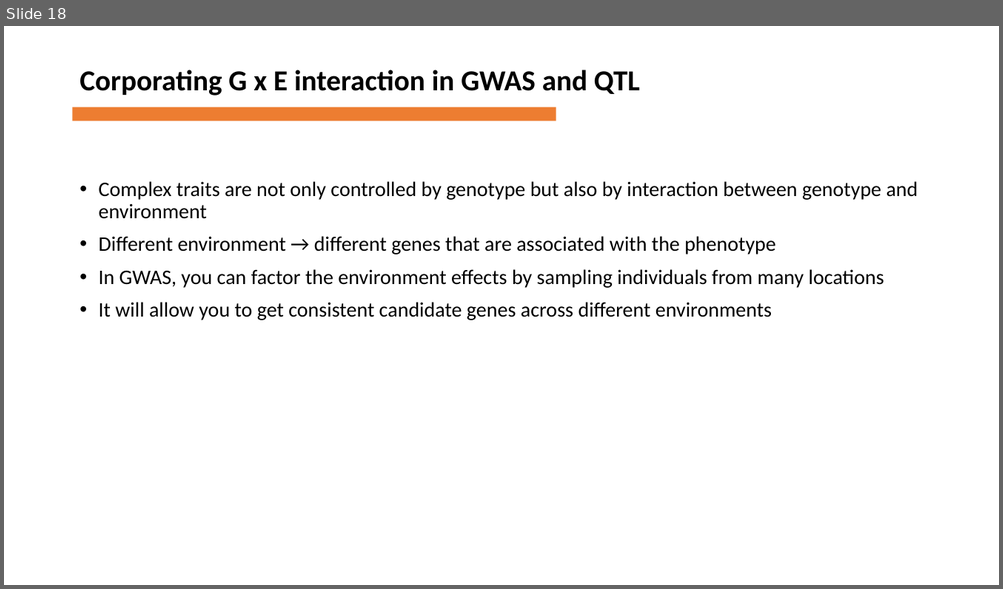
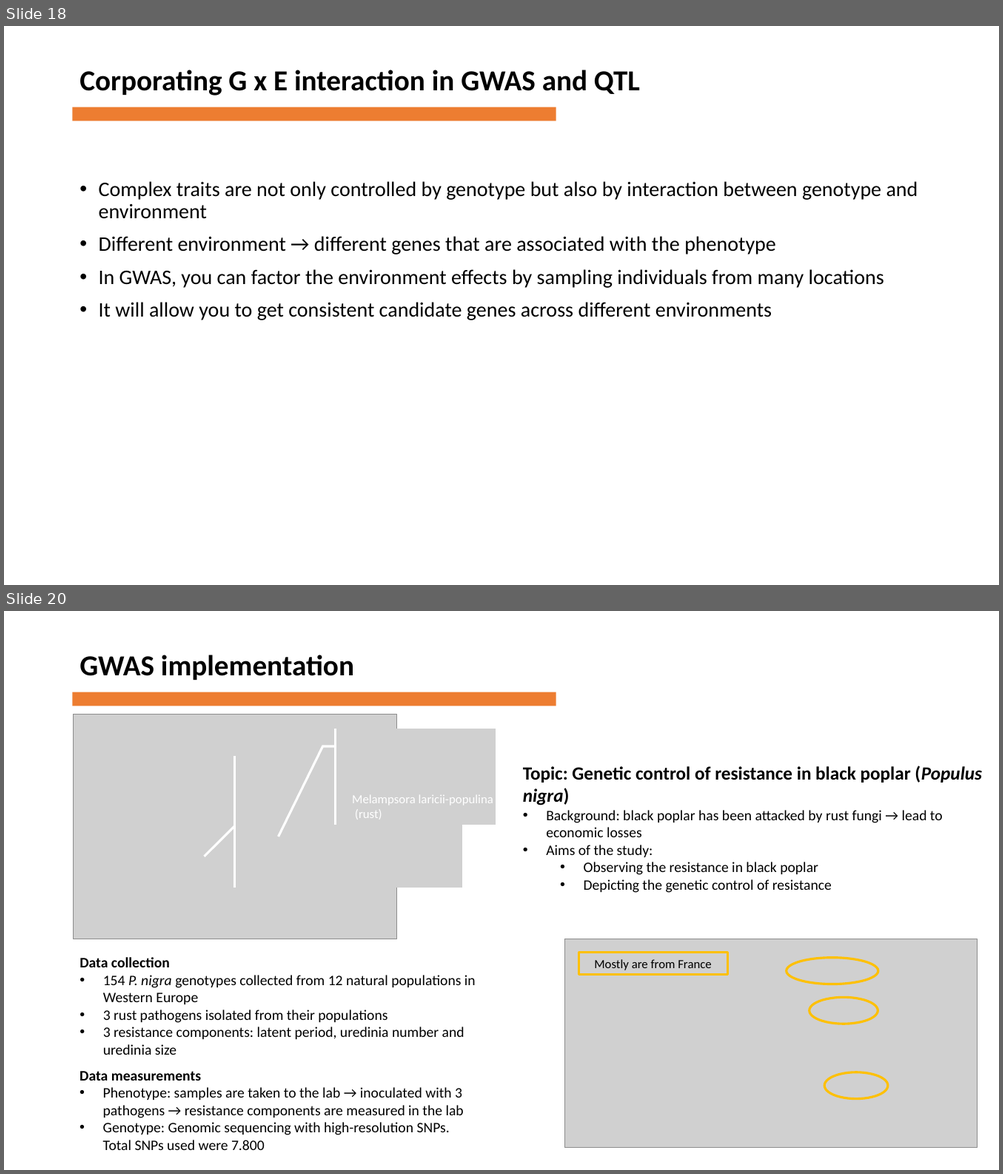
Before and after one commit to firzaariany/Course_Tree_improvement, a slide deck: Advances in quantitative genetics.pptx. Shown one above the other, each under a label of ours: slide 18 before the commit, slides 18 and 20 after it; the slides between them are not shown. The pictures are 1003x589 and 1003x1174 pixels, drawn with LibreOffice and Linux fonts; fonts in the diff are those of the drawing; grey boxes stand for pictures. Boxes give left, top, right and bottom in pixels: in the first picture for what was removed or moved away, otherwise in the second. Text is boxed around its words. In the diff, an @@ line names an element or a change of style, - is before the commit and + after.

```diff
--- a/Advances in quantitative genetics.pptx
+++ b/Advances in quantitative genetics.pptx
@@ slide 20 added at bbox=[4, 611, 999, 1170], background #FFFFFF @@
@@ text added at bbox=[79, 655, 354, 680], 28 pt, text #000000, bold @@
+GWAS implementation
@@ rectangle added at bbox=[73, 692, 556, 706], fill #ED7D31 @@
@@ picture added at bbox=[73, 714, 396, 940] @@
@@ picture added at bbox=[347, 728, 495, 824] @@
@@ picture added at bbox=[250, 757, 462, 888] @@
@@ text added at bbox=[523, 766, 982, 893], 14 pt, text #000000 @@
+Topic: Genetic control of resistance in black poplar (Populus nigra)
+• Background: black poplar has been attacked by rust fungi → lead to economic losses
+• Aims of the study:
+  • Observing the resistance in black poplar
+  • Depicting the genetic control of resistance
@@ text added at bbox=[352, 795, 493, 820], 12 pt, text #FFFFFF @@
+Melampsora laricii-populina
+(rust)
@@ text added at bbox=[79, 957, 475, 1055], 14 pt, text #000000 @@
+Data collection
+• 154 P. nigra genotypes collected from 12 natural populations in Western Europe
+• 3 rust pathogens isolated from their populations
+• 3 resistance components: latent period, uredinia number and uredinia size
@@ text added at bbox=[79, 1071, 464, 1150], 14 pt, text #000000 @@
+Data measurements
+• Phenotype: samples are taken to the lab → inoculated with 3 pathogens → resistance components are measured in the lab
+• Genotype: Genomic sequencing with high-resolution SNPs. Total SNPs used were 7.800
@@ group added at bbox=[565, 940, 977, 1147]: 3 ellipses, 1 picture, 1 rectangle @@
+Mostly are from France
```
Also in this commit, not shown: 4 slides changed, 4 other slides added, 1 slide removed, 1 other file.
